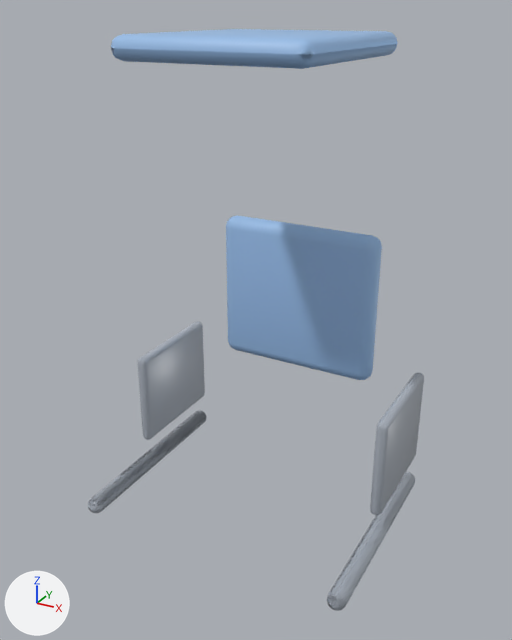
A saved change to the glTF model unity/Assets/Art/EarlyGame/garage-kit/garage-folding-chair.glb.
Both versions are drawn from a 50 mm camera at (0.378, -0.551, 0.876) aimed at (0.005, 0.126, 0.537). Arrows for +X, +Y and +Z are at lower left; the lights stay in place. The first picture is the older version. Where no turn or scale is listed for an object, it has been applied to the vertices. Vertices at exactly the same position are counted once.

Objects in the first picture: 'Backrest.001', 'BraceL.001', 'BraceR.001', 'Leg1.001', 'Leg2.001', 'Leg3.001', 'Seat.001' and 1 more.
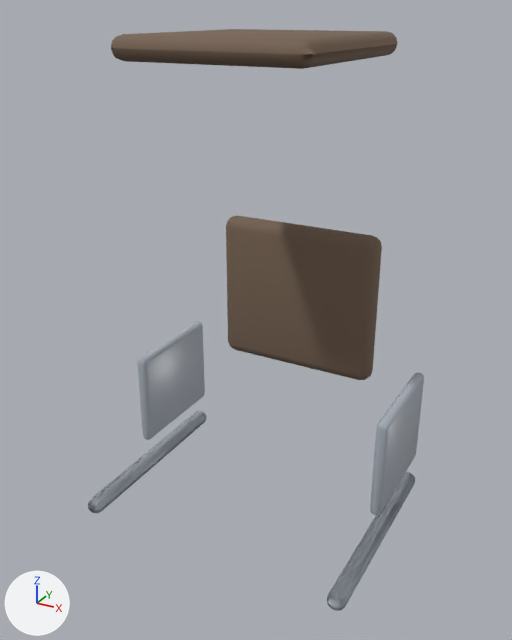
The newer file is also turned or shifted as a whole; pictures and numbers use the older file's frame.

What differs and where, as boxes (x1, y1, x2, y2) in the pictures (512 x 640 px):
```json
{"object": "Seat.001", "change": "recoloured", "before": [226, 216, 382, 380], "after": [226, 216, 382, 380], "on screen": "blue to brown"}
{"object": "Backrest.001", "change": "recoloured", "before": [111, 29, 398, 69], "after": [111, 29, 398, 69], "on screen": "blue to brown"}
{"object": "Leg2.001", "change": "recoloured, shading changed", "before": [327, 472, 414, 608], "after": [327, 472, 414, 608]}
{"object": "Leg3.001", "change": "recoloured, shading changed", "before": [88, 412, 206, 512], "after": [88, 412, 206, 512]}
{"object": "Leg1.001", "change": "recoloured, shading changed", "before": [88, 411, 205, 512], "after": [88, 411, 205, 512]}
{"object": "Leg0.001", "change": "unchanged, uncovered by the edit", "before": [327, 474, 415, 611], "after": [327, 472, 415, 611]}
```

Scene script edits in JSON lines:
```json
{"op": "add", "block": "mat_garage_desk_wood", "code": ["mat_garage_desk_wood = principled_material('Garage_desk_wood')", "mat_garage_desk_wood.base_color = (0.18, 0.12, 0.08)  # brown #766150", "mat_garage_desk_wood.roughness = 0.78"]}
{"block": "me_cube_017", "where": "# used by ob_backrest_001; location = (0.0, 0.01, 0.0)"}
{"op": "remove", "block": "me_cube_017", "code": "me_cube_017.from_pydata(...)  # 88 vertices, 172 faces; spans x -0.11..0.11, y 0.02..0.26, z 0.828..0.853"}
{"op": "remove", "block": "me_cube_017", "code": "me_cube_017.materials.append(mat_backrest_solid)  # blue #99bfea"}
{"op": "add", "block": "me_cube_017", "code": "me_cube_017.from_pydata(...)  # 88 vertices, 172 faces; spans x -0.11..0.11, y 0.02..0.26, z 0.827..0.852"}
{"op": "add", "block": "me_cube_017", "code": "me_cube_017.materials.append(mat_garage_desk_wood)  # brown #766150"}
{"block": "me_cube_019", "where": "me_cube_019.from_pydata(...)  # 84 vertices, 164 faces; spans x -0.181..-0.159, y -0.285..-0.015, z 0.269..0.291"}
{"block": "me_cube_019", "where": "# used by ob_leg1_001; location = (0.0, 0.285, 0.0)"}
{"op": "remove", "block": "me_cube_019", "code": "me_cube_019.materials.append(mat_leg1_solid)  # grey #aab1bc"}
{"block": "me_cube_019", "change": "me_cube_019 part 1: its shading normals changed"}
{"op": "add", "block": "me_cube_019", "code": "me_cube_019.materials.append(mat_bracel_solid)  # grey #aab1bc"}
{"block": "me_cube_020", "where": "me_cube_020.from_pydata(...)  # 84 vertices, 164 faces; spans x 0.159..0.181, y 0.015..0.285, z 0.269..0.291"}
{"block": "me_cube_020", "where": "# used by ob_leg2_001; location = (0.0, -0.015, 0.0)"}
{"op": "remove", "block": "me_cube_020", "code": "me_cube_020.materials.append(mat_leg2_solid)  # grey #aab1bc"}
{"block": "me_cube_020", "change": "me_cube_020 part 2: its shading normals changed"}
{"op": "add", "block": "me_cube_020", "code": "me_cube_020.materials.append(mat_bracel_solid)  # grey #aab1bc"}
{"block": "me_cube_021", "where": "me_cube_021.from_pydata(...)  # 84 vertices, 164 faces; spans x -0.181..-0.159, y 0.015..0.285, z 0.269..0.291"}
{"block": "me_cube_021", "where": "# used by ob_leg3_001; location = (0.0, -0.015, 0.0)"}
{"op": "remove", "block": "me_cube_021", "code": "me_cube_021.materials.append(mat_leg3_solid)  # grey #aab1bc"}
{"block": "me_cube_021", "change": "me_cube_021 part 3: its shading normals changed"}
{"op": "add", "block": "me_cube_021", "code": "me_cube_021.materials.append(mat_bracel_solid)  # grey #aab1bc"}
{"block": "me_cube_016", "where": "me_cube_016.from_pydata(...)  # 96 vertices, 188 faces; spans x -0.11..0.11, y -0.015..0.015, z 0.42..0.62"}
{"op": "remove", "block": "me_cube_016", "code": "me_cube_016.materials.append(mat_seat_solid)  # blue #99bfea"}
{"op": "add", "block": "me_cube_016", "code": "me_cube_016.materials.append(mat_garage_desk_wood)  # brown #766150"}
```
